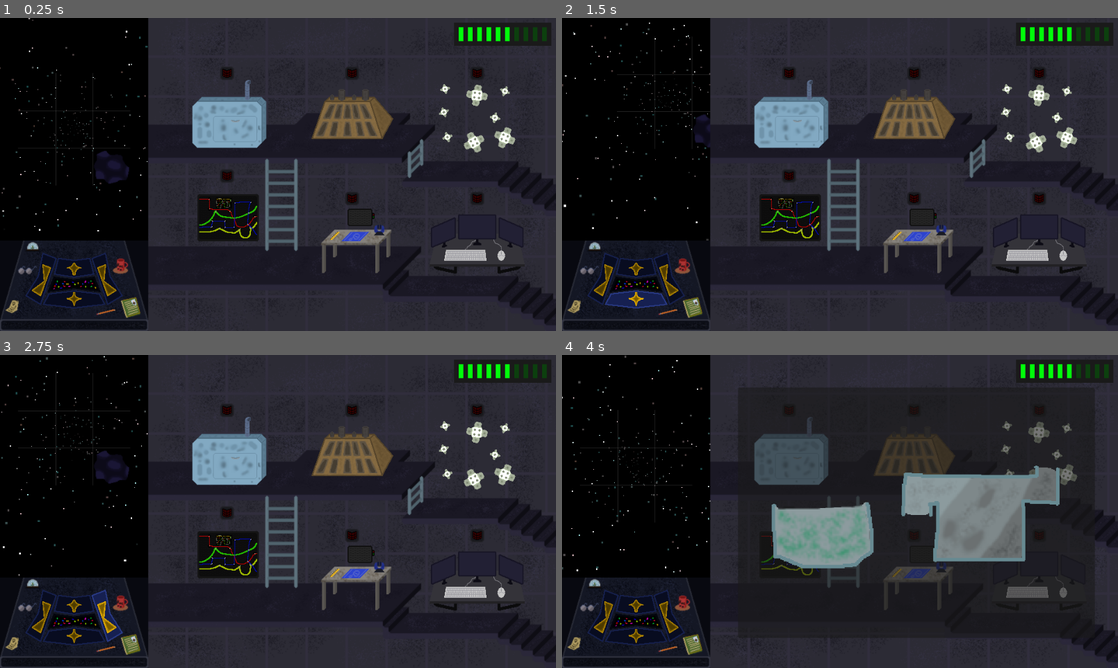
Above: before the commit, frames 1-4 (two rows, left to right).
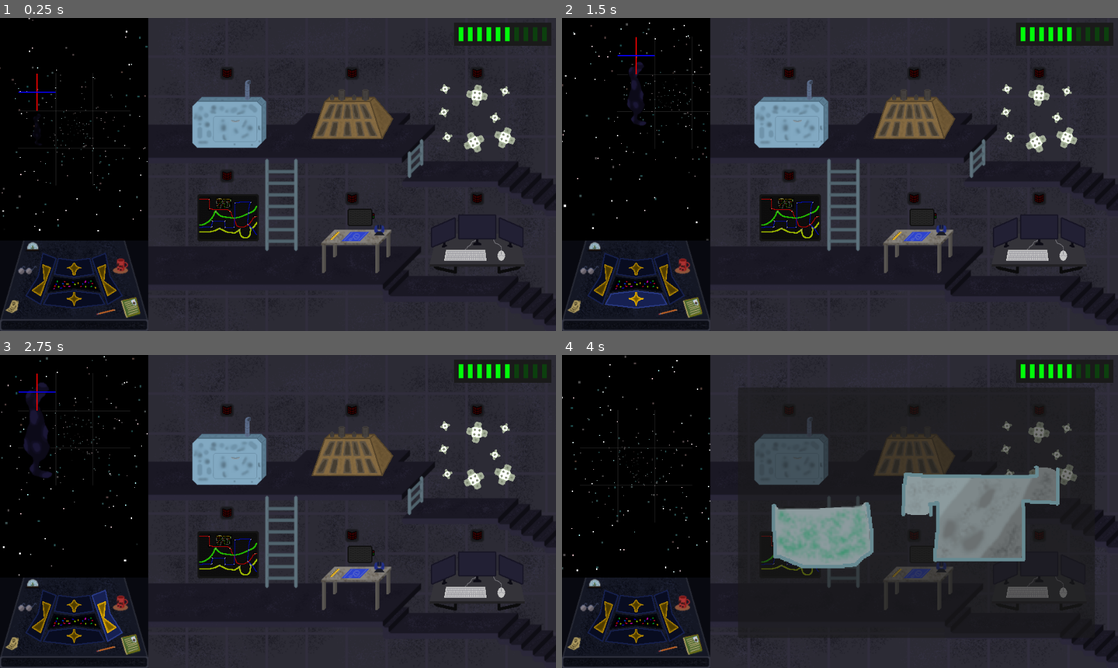
Above: after the commit, the same moments.

Repository: kedalovo/-SG-Spaceship-Management
Game: Godot game, scene res://Game Scene/Game.tscn
Same seed, same stepped clock (60 frames per second), same inputs: the game is played once before the commit and once after it.
Inputs (mouse positions are in pixels of both pictures, inside the frame that each line leads up to):
- Up to frame 1 (0.25 s): no input
- Up to frame 2 (1.5 s): click (600, 277) at 0.5 s; click (634, 302) at 1.25 s
- Up to frame 3 (2.75 s): click (105, 614) at 2 s
- Up to frame 4 (4 s): click (634, 605) at 2.75 s; click (789, 452) at 3.52 s

The runs differ from the first frame. In frame 1, 0.4% of the frame differs, in the area x 3-24%, y 17-53%; in frame 2, 0.5%; in frame 3, 0.9%, in the area x 3-24%, y 5-42%; in frame 4, nothing differs.

Commit message:
All asteroid sizes are available for spawn, they are also slightly animated.

Diff:
--- a/Hazards/Asteroid/asteroid.gd
+++ b/Hazards/Asteroid/asteroid.gd
@@ -1,9 +1,13 @@
 extends Node2D
 
 
-func set_texture(size: game_manager.asteroid_types) -> void:
+func set_visuals(size: game_manager.asteroid_types, is_vertical: bool) -> void:
 	$Sprite.texture = game_manager.get_asteroid_texture(size)
-	$Sprite.offset = game_manager.get_asteroid_offset(size)
+	$Sprite.position = game_manager.get_asteroid_offset(size)
+	if is_vertical:
+		$Sprite.rotation_degrees = 90.0
+		var new_pos = game_manager.get_asteroid_offset(size)
+		$Sprite.position = Vector2(new_pos.y, new_pos.x)
 
 
 func set_types(types: Array[game_manager.damage_types]) -> void:
@@ -12,6 +16,7 @@
 
 func set_time(time: float) -> void:
 	$Timer.wait_time = time
+	$Sprite/Animator.speed_scale = 10.0 / time
 
 
 func _on_timer_timeout() -> void:
--- a/Hazards/Asteroid/asteroid.tscn
+++ b/Hazards/Asteroid/asteroid.tscn
@@ -1,14 +1,96 @@
-[gd_scene load_steps=2 format=3 uid="uid://ba0gfvh0alief"]
+[gd_scene load_steps=5 format=3 uid="uid://ba0gfvh0alief"]
 
 [ext_resource type="Script" path="res://Hazards/Asteroid/asteroid.gd" id="1_yw1qf"]
+
+[sub_resource type="Animation" id="Animation_ogntw"]
+resource_name = "main"
+length = 10.0
+tracks/0/type = "value"
+tracks/0/imported = false
+tracks/0/enabled = true
+tracks/0/path = NodePath(".:modulate")
+tracks/0/interp = 1
+tracks/0/loop_wrap = true
+tracks/0/keys = {
+"times": PackedFloat32Array(0, 2, 10),
+"transitions": PackedFloat32Array(1, 1, 1),
+"update": 0,
+"values": [Color(1, 1, 1, 0), Color(1, 1, 1, 1), Color(1, 1, 1, 1)]
+}
+tracks/1/type = "value"
+tracks/1/imported = false
+tracks/1/enabled = true
+tracks/1/path = NodePath(".:scale")
+tracks/1/interp = 1
+tracks/1/loop_wrap = true
+tracks/1/keys = {
+"times": PackedFloat32Array(0, 10),
+"transitions": PackedFloat32Array(1, 1),
+"update": 0,
+"values": [Vector2(0.25, 0.25), Vector2(1, 1)]
+}
+
+[sub_resource type="Animation" id="Animation_sms2q"]
+length = 0.001
+tracks/0/type = "value"
+tracks/0/imported = false
+tracks/0/enabled = true
+tracks/0/path = NodePath(".:modulate")
+tracks/0/interp = 1
+tracks/0/loop_wrap = true
+tracks/0/keys = {
+"times": PackedFloat32Array(0),
+"transitions": PackedFloat32Array(1),
+"update": 0,
+"values": [Color(1, 1, 1, 1)]
+}
+tracks/1/type = "value"
+tracks/1/imported = false
+tracks/1/enabled = true
+tracks/1/path = NodePath(".:scale")
+tracks/1/interp = 1
+tracks/1/loop_wrap = true
+tracks/1/keys = {
+"times": PackedFloat32Array(0),
+"transitions": PackedFloat32Array(1),
+"update": 0,
+"values": [Vector2(0.5, 0.5)]
+}
+
+[sub_resource type="AnimationLibrary" id="AnimationLibrary_cdcxf"]
+_data = {
+"RESET": SubResource("Animation_sms2q"),
+"main": SubResource("Animation_ogntw")
+}
 
 [node name="Asteroid" type="Node2D"]
 script = ExtResource("1_yw1qf")
 
 [node name="Sprite" type="Sprite2D" parent="."]
+scale = Vector2(0.5, 0.5)
+
+[node name="Animator" type="AnimationPlayer" parent="Sprite"]
+libraries = {
+"": SubResource("AnimationLibrary_cdcxf")
+}
+autoplay = "main"
 
 [node name="Timer" type="Timer" parent="."]
 one_shot = true
 autostart = true
 
+[node name="ColorRect" type="ColorRect" parent="."]
+offset_left = -1.0
+offset_top = -32.0
+offset_right = 1.0
+offset_bottom = 32.0
+color = Color(1, 0, 0, 1)
+
+[node name="ColorRect2" type="ColorRect" parent="."]
+offset_left = -32.0
+offset_top = -1.0
+offset_right = 32.0
+offset_bottom = 1.0
+color = Color(0.03125, 0, 1, 1)
+
 [connection signal="timeout" from="Timer" to="." method="_on_timer_timeout"]
--- a/Space/space.gd
+++ b/Space/space.gd
@@ -16,8 +16,6 @@
 @onready var hazard_visuals: Node2D = $"Grid/Hazard visuals"
 
 const RANDOM_ROTATION: Array[float] = [0.0, 90.0, 180.0, 270.0]
-const RANDOM_HORIZONTAL_ROTATION: Array[float] = [0.0, 180.0]
-const RANDOM_VERTICAL_ROTATION: Array[float] = [90.0, 270.0]
 const MIDDLE_POSITION: Vector2 = Vector2(128, 192)
 const TWEEN_TIME: float = 0.3
 
@@ -29,27 +27,59 @@
 
 
 func _ready() -> void:
-	create_asteroid(game_manager.asteroid_types.SMALL, Vector2.UP + Vector2.RIGHT, 3.0)
+	create_asteroid(game_manager.asteroid_types.MEDIUM, Vector2.LEFT + Vector2.UP, 3.0, true)
 
 
 func create_asteroid(size: game_manager.asteroid_types, spot: Vector2, time: float, is_vertical: bool = false, types: Array[game_manager.damage_types] = [game_manager.damage_types.PHYSICAL]) -> void:
+	spot = clamp(spot, -Vector2.ONE, Vector2.ONE)
 	var asteroid := ASTEROID.instantiate()
 	match size:
 		game_manager.asteroid_types.SMALL:
 			if spot in hazard_spots:
 				print_debug("Tried creating a small asteroid in ", spot, ", which is busy")
 				return
-			asteroid.rotation_degrees = RANDOM_ROTATION.pick_random()
 			asteroid.set_types(types)
 			asteroid.set_time(time)
-			asteroid.set_texture(size)
+			asteroid.set_visuals(size, false)
 			hazard_visuals.add_child(asteroid)
-			asteroid.position = Vector2(spot.x * 64, -spot.y * 64)
+			asteroid.position = Vector2(spot.x * 64, spot.y * 64)
 			create_hazard(spot, time, 1, types)
 		game_manager.asteroid_types.MEDIUM:
-			pass
+			if is_vertical:
+				for i in 3:
+					if Vector2(spot.x, spot.y + i) in hazard_spots or spot.y + i > 1:
+						print_debug("Tried creating a medium asteroid in ", spot, ", which is busy or out of bounds at ", spot.y + i, ", vertical: ", is_vertical)
+						return
+			else:
+				for i in 3:
+					if Vector2(spot.x + i, spot.y) in hazard_spots or spot.x + i > 1:
+						print_debug("Tried creating a medium asteroid in ", spot, ", which is busy or out of bounds at ", spot.x + i, ", vertical: ", is_vertical)
+						return
+			asteroid.set_types(types)
+			asteroid.set_time(time)
+			asteroid.set_visuals(size, is_vertical)
+			hazard_visuals.add_child(asteroid)
+			asteroid.position = Vector2(spot.x * 64, spot.y * 64)
+			create_hazard(spot, time, 2, types)
 		game_manager.asteroid_types.LARGE:
-			pass
+			if is_vertical:
+				for i in 3:
+					for j in 2:
+						if Vector2(spot.x - j, spot.y + i) in hazard_spots or spot.y + i > 1 or spot.x - j < -1:
+							print_debug("Tried creating a large asteroid in ", spot, ", which is busy or out of bounds at ", Vector2(spot.x - j, spot.y + i), ", vertical: ", is_vertical)
+							return
+			else:
+				for i in 3:
+					for j in 2:
+						if Vector2(spot.x + i, spot.y + j) in hazard_spots or spot.y + j > 1 or spot.x + i > 1:
+							print_debug("Tried creating a large asteroid in ", spot, ", which is busy or out of bounds at ", Vector2(spot.x + i, spot.y + j), ", vertical: ", is_vertical)
+							return
+			asteroid.set_types(types)
+			asteroid.set_time(time)
+			asteroid.set_visuals(size, is_vertical)
+			hazard_visuals.add_child(asteroid)
+			asteroid.position = Vector2(spot.x * 64, spot.y * 64)
+			create_hazard(spot, time, 3, types)
 
 
 func create_hazard(spot: Vector2, time: float, strength: int, types: Array[game_manager.damage_types]) -> void:
